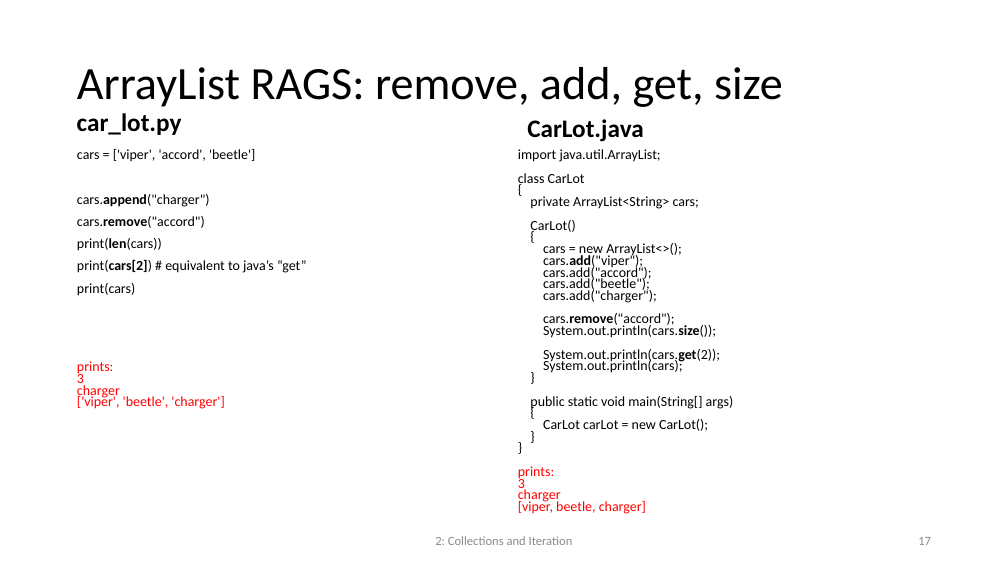
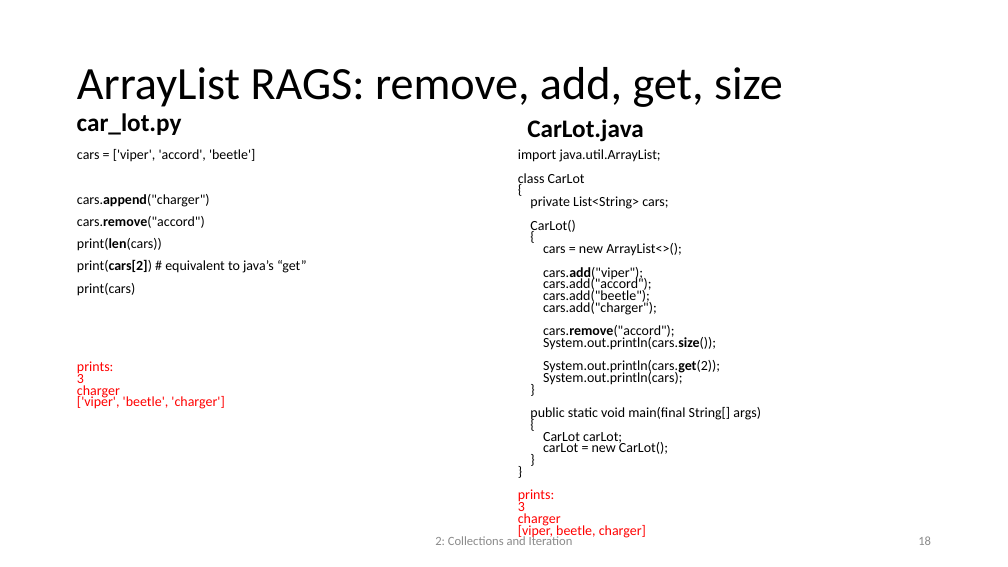
Before and after one commit to chriswu8/COMP2501, a slide deck: slide 18 of Lecture/2501Lesson02.pptx (slide 17 before the commit). Drawn at 1008x567 pixels with LibreOffice and Linux fonts; fonts in the diff are those of the drawing. Boxes give left, top, right and bottom in pixels: in the first picture for what was removed or moved away, otherwise in the second. Text is boxed around its words. In the diff, an @@ line names an element or a change of style, - is before the commit and + after.

```diff
--- a/Lecture/2501Lesson02.pptx
+++ b/Lecture/2501Lesson02.pptx
@@ text at <box>530,196,668,209</box>: text changed @@
-private ArrayList<String> cars;
+private List<String> cars;
@@ text at <box>530,407,761,422</box>: text changed @@
-public static void main(String[] args)
+public static void main(final String[] args)
@@ text at <box>543,432,668,454</box>: text changed @@
-CarLot carLot = new CarLot();
+CarLot carLot;
+carLot = new CarLot();
@@ page number at <box>918,536,931,545</box>: text changed @@
-17
+18
```
Also in this commit, not shown: 5 other slides changed, 1 slide added, 23 other files.
